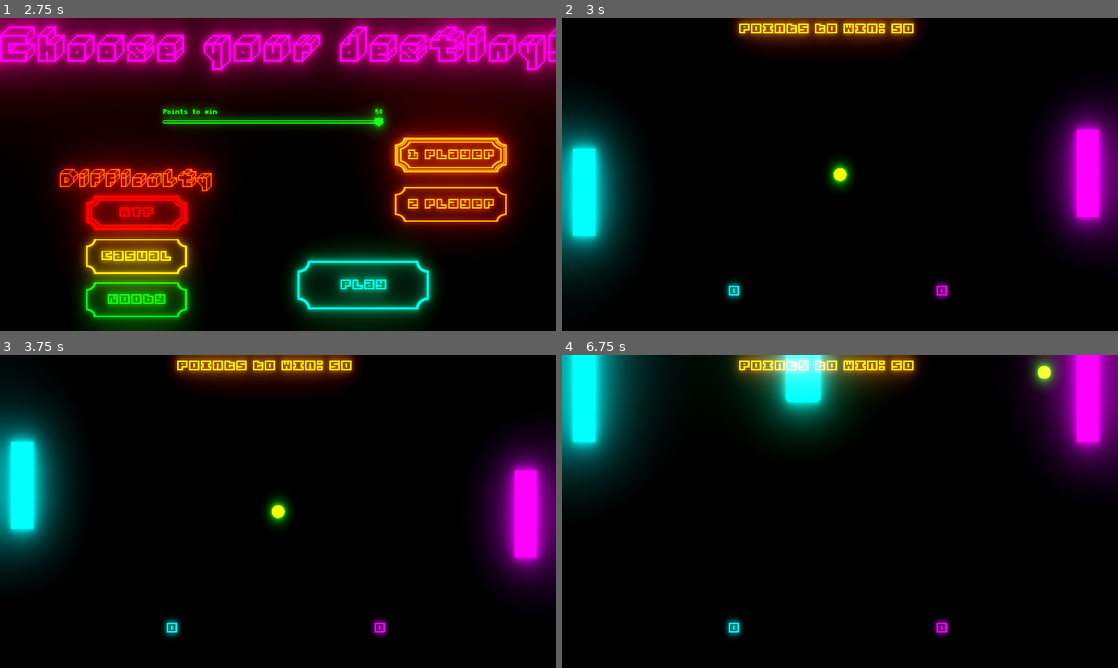
Above: before the commit, frames 1-4 (two rows, left to right).
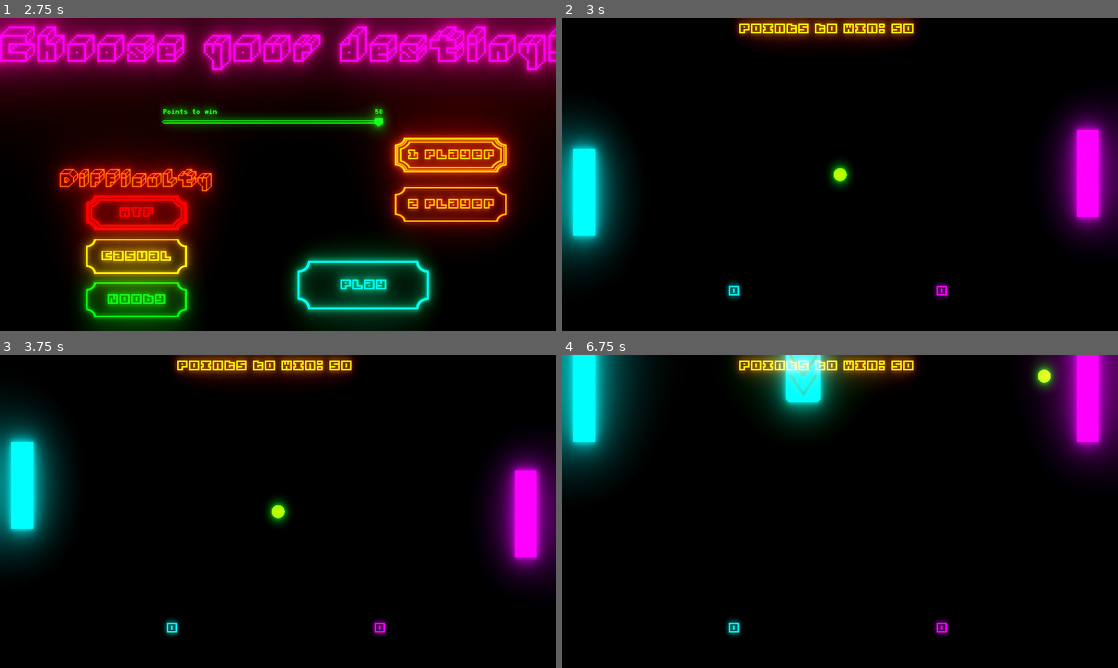
Above: after the commit, the same moments.

Repository: swip3798/ExtremePong
Game: Godot game, scene res://Objects/Main Menu.tscn
Same seed, same stepped clock (60 frames per second), same inputs: the game is played once before the commit and once after it.
Inputs (mouse positions are in pixels of both pictures, inside the frame that each line leads up to):
- Up to frame 1 (2.75 s): click "Play" at 0.5 s; click "1 Player" at 1.25 s; click "1 Player" at 2 s
- Up to frame 2 (3 s): click "Play" at 2.75 s
- Up to frame 3 (3.75 s): move the mouse to (400, 495) at 3.52 s; hold W (ui_up) from 3.53 s (still down); click (400, 495) at 3.67 s
- Up to frame 4 (6.75 s): move the mouse to (728, 527) at 4.27 s; release W (ui_up) at 4.28 s; hold S (ui_down) 4.28-5.03 s; move the mouse to (895, 442) at 5.02 s; hold W (ui_up) 5.03-6.53 s; move the mouse to (812, 574) at 5.77 s; click (812, 574) at 5.92 s; move the mouse to (1006, 558) at 6.52 s; hold S (ui_down) from 6.53 s (still down)

Frame 1 is identical in both runs. In frame 2, 3.5% of the frame differs, in the area x 0-99%, y 0-89%; in frame 3, 3.5%; in frame 4, 6.0%, in the area x 0-100%, y 0-89%.

Commit message:
New Icons

Diff:
--- a/Objects/Ball.gd
+++ b/Objects/Ball.gd
@@ -26,12 +26,12 @@
 	var step = (speed*delta*speedFactor)
 	if abs(step[0]) > 35:
 		step = Vector2(35 * (step[0] / abs(step[0])), step[1])
-	print(position)
+#	print(position)
 	set_position(get_position() + step)
 	if get_position()[1] < 0:
-		set_position(Vector2(get_position()[0], get_position()[1] * 0))
+		set_position(Vector2(get_position()[0], 5))
 	if get_position()[1] > ProjectSettings.get_setting("globals/height"):
-		set_position(Vector2(get_position()[0], ProjectSettings.get_setting("globals/height")))
+		set_position(Vector2(get_position()[0], ProjectSettings.get_setting("globals/height") - 5))
 
 
 func _on_Area2D_area_entered(area):
--- a/Objects/Level.tscn
+++ b/Objects/Level.tscn
@@ -18,7 +18,7 @@
 
 [node name="Ball" parent="." index="0" instance=ExtResource( 2 )]
 
-modulate = Color( 0.476563, 1, 0, 1 )
+modulate = Color( 0.40625, 1, 0, 1 )
 position = Vector2( 964.637, 131.106 )
 z_index = -1
 _sections_unfolded = [ "Transform", "Visibility", "Z Index" ]
--- a/Objects/Main Menu.tscn
+++ b/Objects/Main Menu.tscn
@@ -48,7 +48,7 @@
 				add_color_override(\"font_color\", Color(\"00ebbe\"))
 			state += 1"
 
-[node name="Main Menu" type="Control" index="0"]
+[node name="Main Menu" type="Control"]
 
 anchor_left = 0.0
 anchor_top = 0.0
--- a/Objects/PowerUP.gd
+++ b/Objects/PowerUP.gd
@@ -19,19 +19,19 @@
 	if state >=0 and state <=3:
 		background.set_modulate(Color("00ffed"))
 		if state == 0:
-			symbol.set_rotation_degrees(-90)
+			symbol.set_rotation_degrees(0)
 		elif state == 1:
-			symbol.set_rotation_degrees(90)
+			symbol.set_rotation_degrees(180)
 		elif state == 2:
 			symbol.set_texture(load("res://assets/get up.png"))
 		elif state == 3:
 			symbol.set_texture(load("res://assets/get down.png"))
 	else:
-		background.set_modulate(Color("ff0000"))
+		background.set_modulate(Color("67ff00"))
 		if state == 4:
-			symbol.set_rotation_degrees(-90)
+			symbol.set_rotation_degrees(0)
 		elif state == 5:
-			symbol.set_rotation_degrees(90)
+			symbol.set_rotation_degrees(180)
 		elif state == 6:
 			symbol.set_texture(load("res://assets/get up.png"))
 		elif state == 7:
--- a/Objects/PowerUP.tscn
+++ b/Objects/PowerUP.tscn
@@ -2,7 +2,7 @@
 
 [ext_resource path="res://Objects/PowerUP.gd" type="Script" id=1]
 [ext_resource path="res://assets/powerup-background.png" type="Texture" id=2]
-[ext_resource path="res://assets/speed up.png" type="Texture" id=3]
+[ext_resource path="res://assets/speed up2.png" type="Texture" id=3]
 
 [sub_resource type="RectangleShape2D" id=1]
 
@@ -20,6 +20,7 @@
 
 [node name="Symbol" type="Sprite" parent="." index="1"]
 
+scale = Vector2( 0.9, 0.9 )
 texture = ExtResource( 3 )
 _sections_unfolded = [ "Transform" ]
 
--- a/level.tres
+++ b/level.tres
@@ -7,7 +7,7 @@
 background_color = Color( 0, 0, 0, 1 )
 background_energy = 1.0
 background_canvas_max_layer = 1
-ambient_light_color = Color( 1, 0, 0, 1 )
+ambient_light_color = Color( 1, 1, 1, 1 )
 ambient_light_energy = 11.52
 ambient_light_sky_contribution = 1.0
 fog_enabled = false
@@ -68,7 +68,7 @@
 glow_levels/7 = true
 glow_intensity = 5.0
 glow_strength = 1.0
-glow_bloom = 0.04
+glow_bloom = 0.03
 glow_blend_mode = 0
 glow_hdr_threshold = 1.0
 glow_hdr_scale = 2.0
Binary file changed: assets/get down.png
Not shown, changed: assets/get down.png.import
Binary file changed: assets/get up.png
Not shown, changed: assets/get up.png.import
Binary file removed: assets/speed up.png
Binary file added: assets/speed up2.png
Not shown, changed: assets/speed up2.png.import
Not shown, changed: export_presets.cfg
